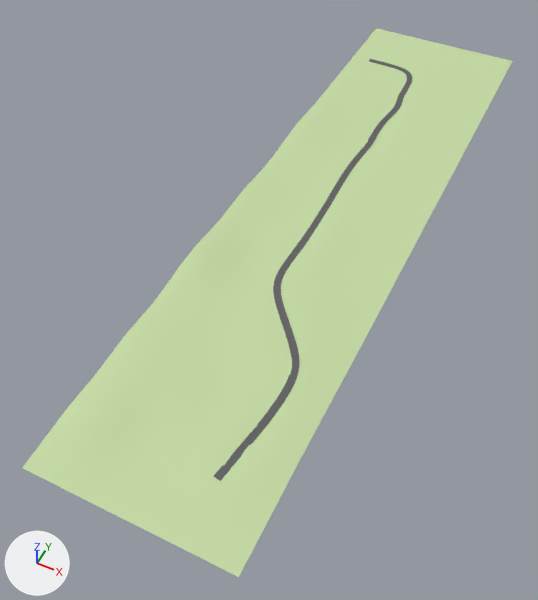
Before and after pictures for a commit that changed the Blender file models/map1.blend.
Both versions are drawn from a camera (50 mm lens) standing at (357.0, -1005.0, 861.0) and looking at (-26.0, -238.0, -97.0). Lighting does not change. The marker at lower left points along +X, +Y and +Z.

Names of what the first picture shows: 'Plane.001', 'Road'.
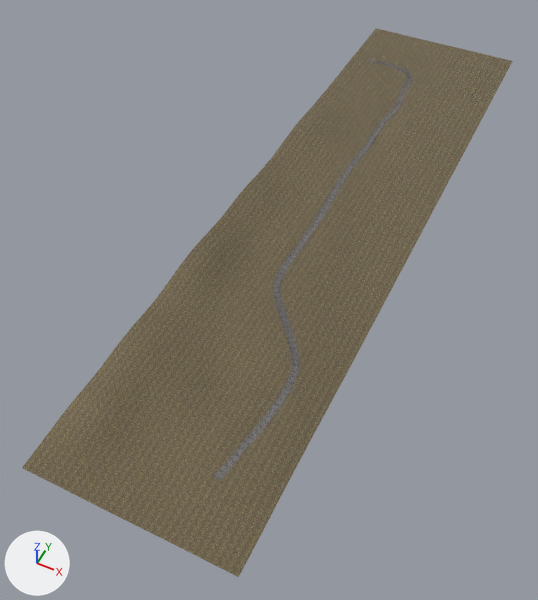
Location of each change, (x1, y1, x2, y2) in pixels of the pictures (538 x 600 px):
'Plane.001', surface changed (green to brown): (22, 28, 512, 577) in both

The change, as a list of edits to the scene's bpy script:
```text
Add img_road_bright_png_001:
    img_road_bright_png_001 = load_image('road_bright.png.001', 'road_bright.png', 1024, 1024, 'sRGB')
Add img_road_normal_png_001:
    img_road_normal_png_001 = load_image('road_normal.png.001', 'road_normal.png', 1024, 1024, 'sRGB')
Add img_dirtgrass_normals_png:
    img_dirtgrass_normals_png = load_image('dirtgrass_normals.png', 'dirtgrass_normals.png', 128, 128, 'sRGB')
Add img_dirtgrass_noshadow_png:
    img_dirtgrass_noshadow_png = load_image('dirtgrass_noshadow.png', 'dirtgrass_noshadow.png', 128, 128, 'sRGB')
Add img_dirtgrass_roughness_png:
    img_dirtgrass_roughness_png = load_image('dirtgrass_roughness.png', 'dirtgrass_roughness.png', 128, 128, 'sRGB')
Change mat_ground:
    remove # nodes: BsdfPrincipled, OutputMaterial
    remove # colours: green #c5dba5
    nodes: BsdfPrincipled, NormalMap, OutputMaterial, TexCoord, TexImage x3
    uses the picture img_dirtgrass_normals_png
    uses the picture img_dirtgrass_noshadow_png
    uses the picture img_dirtgrass_roughness_png
Add mat_material:
    mat_material = bpy.data.materials.new('Material')
    # uses the picture img_road_bright_png_001
    # uses the picture img_road_normal_png_001
Change me_plane:
    where me_plane.from_pydata(...)  # 8 vertices, 6 faces; spans x -5.18..5.18, y -4.95..4.95, z -1.36..0.0
    remove me_plane.materials.append(mat_road)  # dark grey #616161
    add me_plane.materials.append(mat_material)
Change me_plane_002:
    where me_plane_002.from_pydata(...)  # 2231 vertices, 2093 faces; spans x -158.0..158.0, y -630.0..630.0, z -4.0..15.0
    used by ob_plane_001; location = (16.0, -89.0, 0.0)
    me_plane_002 part 1: texture (UV) coordinates of 2093 of 2093 faces, centred in x -153.0..148.0, y -625.0..620.0, z -3.0..15.0, changed; they spanned u 0.0..0.25, v 0.0..1.0 and now span u -14.95..16.99, v -63.54..63.55
```
